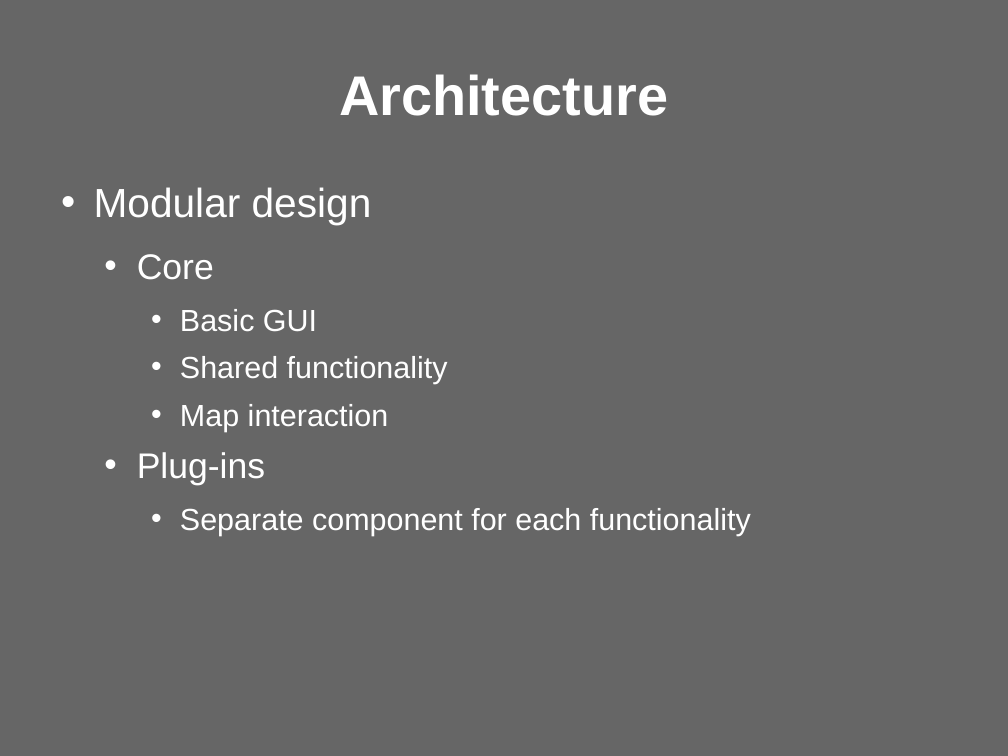
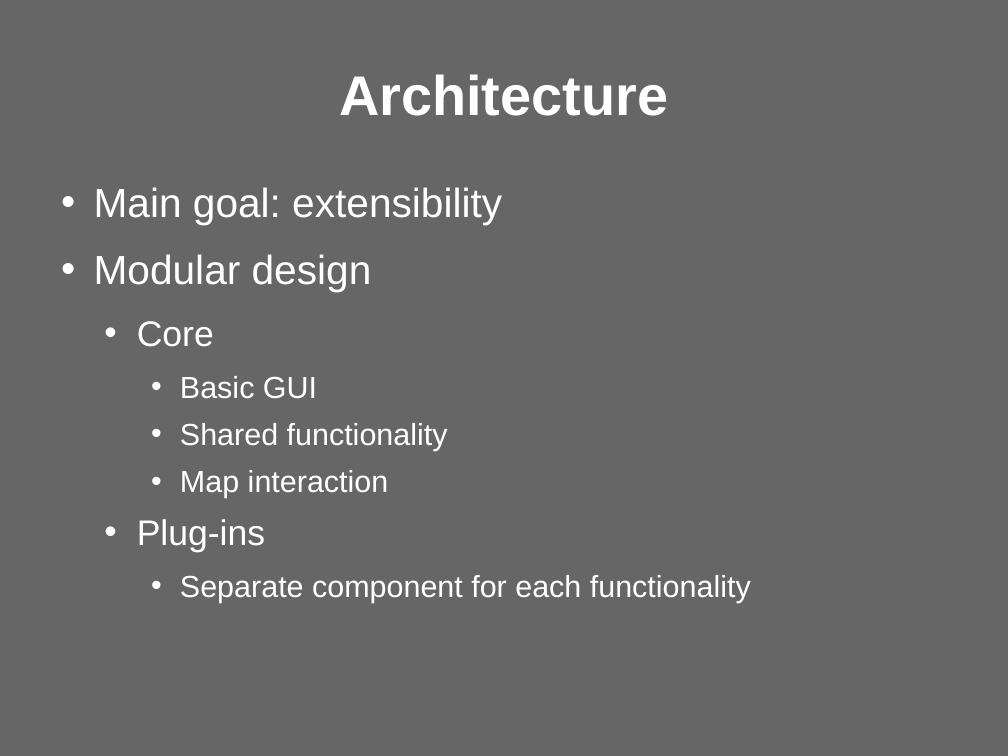
Before and after one commit to updraft/updraft, a slide deck: slide 11 of Docs/presentation.odp. Drawn at 1008x756 pixels with LibreOffice and Linux fonts; fonts in the diff are those of the drawing; background and template pictures are left out. Boxes give left, top, right and bottom in pixels: in the first picture for what was removed or moved away, otherwise in the second. Text is boxed around its words. In the diff, an @@ line names an element or a change of style, - is before the commit and + after.

```diff
--- a/Docs/presentation.odp
+++ b/Docs/presentation.odp
@@ text at (94, 187, 502, 225): paragraph added @@
+• Main goal: extensibility
```
Also in this commit, not shown: 7 other slides changed, 3 slides added, 2 slides removed.
